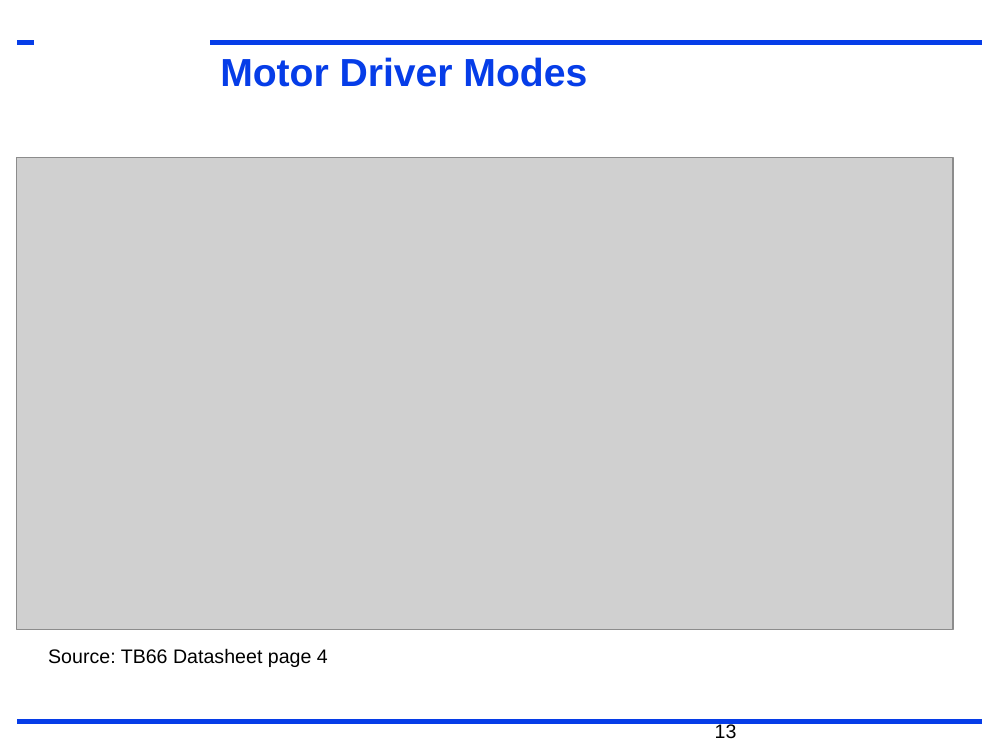
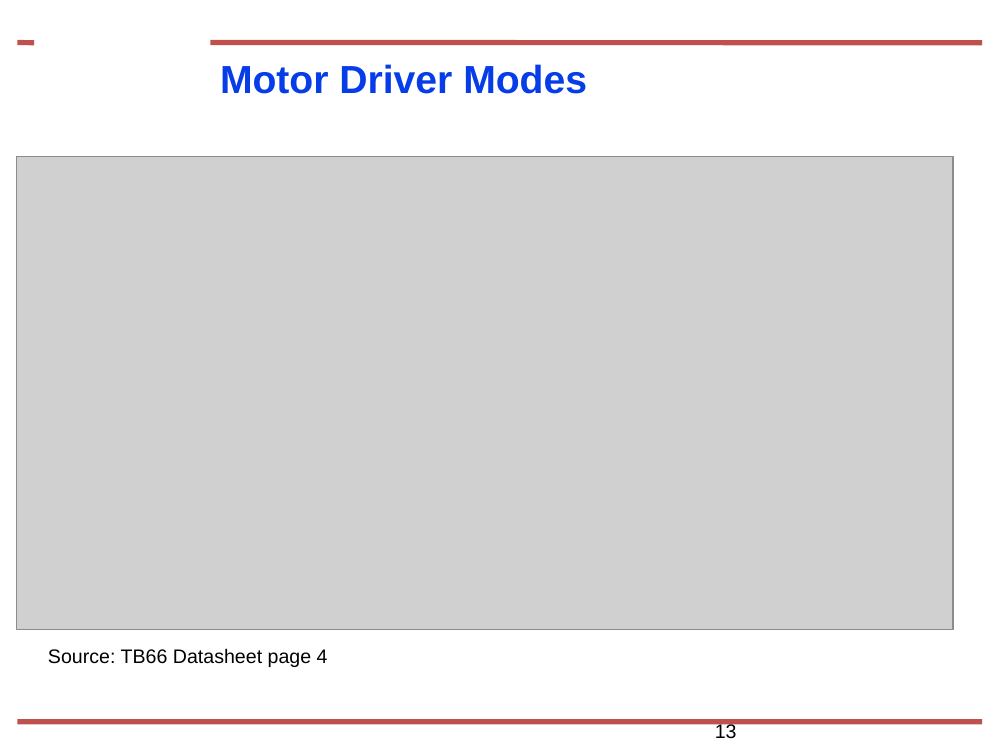
Before and after one commit to nkr2vr/ECE3430-Instructional-Material, a slide deck: slide 13 of Motor Control/MotorControlSlides.pptx. Drawn at 1008x756 pixels with LibreOffice and Linux fonts; fonts in the diff are those of the drawing; grey boxes stand for pictures; background and template pictures are left out. Boxes give left, top, right and bottom in pixels: in the first picture for what was removed or moved away, otherwise in the second. Text is boxed around its words. In the diff, an @@ line names an element or a change of style, - is before the commit and + after.

```diff
--- a/Motor Control/MotorControlSlides.pptx
+++ b/Motor Control/MotorControlSlides.pptx
@@ line removed from (17, 42) to (34, 42) @@
@@ freeform shape added at bbox=[17, 42, 34, 42], outline #C0504D 3.74 pt @@
@@ text "Motor Driver Modes" at bbox=[220, 64, 587, 94]: line spacing 0.85 to 1 @@
@@ line removed from (210, 42) to (983, 42) @@
@@ freeform shape added at bbox=[210, 42, 983, 42], outline #C0504D 3.74 pt @@
@@ line removed from (17, 722) to (983, 722) @@
@@ freeform shape added at bbox=[17, 722, 982, 722], outline #C0504D 3.74 pt @@
```
Also in this commit, not shown: 18 other slides changed.
